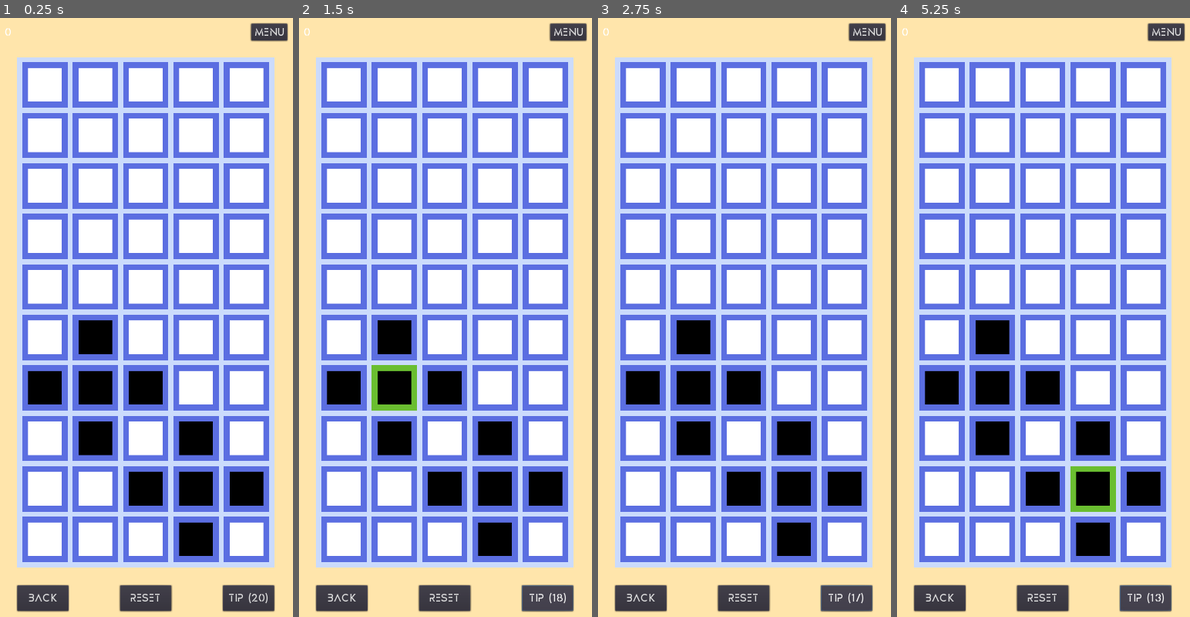
Above: before the commit, frames 1-4 (left to right).
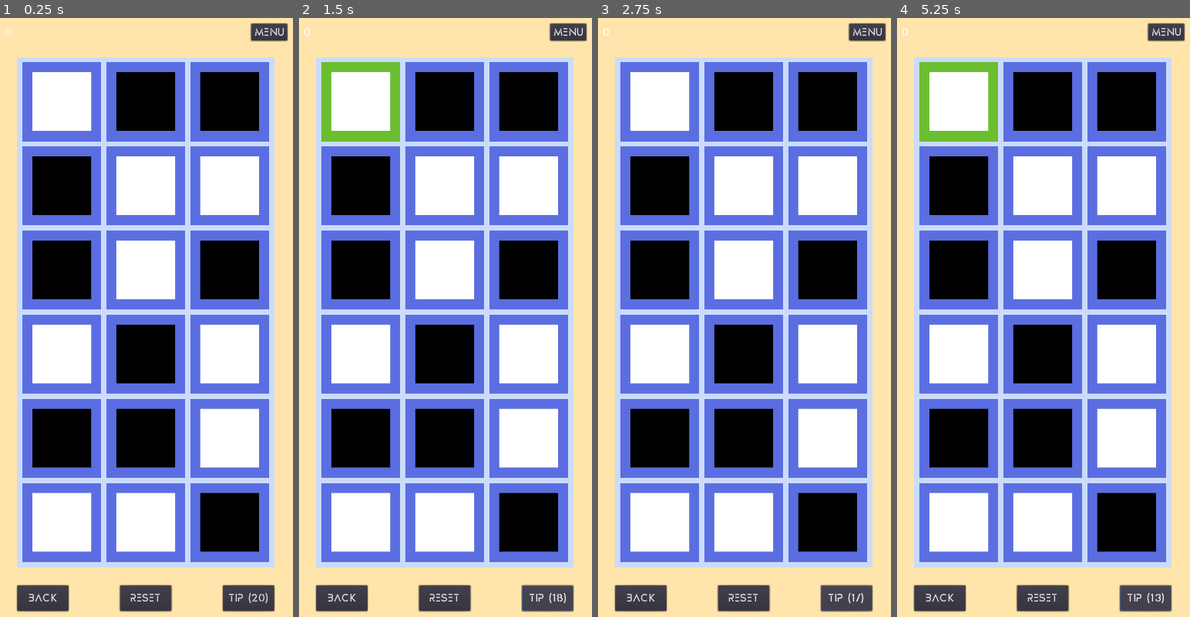
Above: after the commit, the same moments.

Repository: sisipun/SleepyCity
Game: Godot game, scene res://Game/Level/Generated/GeneratedLevel.tscn
The game is run twice, just before and just after one commit, with the same random seed, the same clock (stepped at 60 frames per second) and the same inputs. This scene is started directly instead of the project's main scene.
Inputs:
- Up to frame 1 (0.25 s): no input
- Up to frame 2 (1.5 s): click "Tip (20)" at 0.5 s; click "Tip (19)" at 1.25 s
- Up to frame 3 (2.75 s): click "Tip (18)" at 2 s
- Up to frame 4 (5.25 s): click "Tip (17)" at 2.75 s; click "Tip (16)" at 3.5 s; click "Tip (15)" at 4.25 s; click "Tip (14)" at 5 s

The runs differ from the first frame. In frame 1, 49% of the frame differs, in the area x 7-92%, y 7-91%; in frame 2, 50%; in frame 3, 49%; in frame 4, 50%.

Commit message:
Modify level generation

Diff:
--- a/Game/Level/Generated/GeneratedLevel.gd
+++ b/Game/Level/Generated/GeneratedLevel.gd
@@ -5,7 +5,11 @@
 
 
 func _ready() -> void:
-	_level = generate(5, 10, 2)
+	var generated_count: = Storage.get_generated_count()
+	var min_solution_size: = min(max(generated_count / 3, 3), 18)
+	var solution_size: = randi() % 3 + min_solution_size
+	var width: = min(max(2 * solution_size / 3, 3), 10)
+	_level = generate(width, width * 2, solution_size)
 	$LevelArea.set_level(_level)
 
 
@@ -13,6 +17,7 @@
 	Storage.complete_generated_level(_level, steps_count, took_tip)
 
 func generate(width: int, height: int, solution_size: int) -> Storage.LevelInfo:
+	randomize()
 	var map: = []
 	for i in range(width):
 		map.push_back([])
--- a/Game/Level/Interface/LevelCompletePopup.gd
+++ b/Game/Level/Interface/LevelCompletePopup.gd
@@ -10,7 +10,6 @@
 
 
 func _on_level_complete(level: Storage.LevelInfo, step_count: int, earn_bonus: bool, is_last_level: bool, is_last_pack: bool) -> void:
-	print("popup_complete")
 	popup_centered()
 	var step = level.step_count
 	$Menu/CenterLabels/Labels/StepLabel.text = "%d/%d" % [step_count, len(level.solution)]
--- a/Game/Storage.gd
+++ b/Game/Storage.gd
@@ -8,13 +8,15 @@
 class GameInfo:
 	var packs: Array
 	var current_pack: int
+	var generated_count: int
 	var tips_count: int
 	var sound: bool
 
 
-	func _init(packs: Array, current_pack: int, tips_count: int, sound: bool) -> void:
+	func _init(packs: Array, current_pack: int = 0, generated_count: int = 0, tips_count: int = 20, sound: bool = true) -> void:
 		self.packs = packs
 		self.current_pack = current_pack
+		self.generated_count = generated_count
 		self.tips_count = tips_count
 		self.sound = sound
 
@@ -26,6 +28,7 @@
 		return {
 			"packs": dict_packs,
 			"current_pack": current_pack,
+			"generated_count": generated_count,
 			"tips_count": tips_count,
 			"sound": sound
 		}
@@ -36,7 +39,13 @@
 		var dict_packs: Array = dict["packs"]
 		for pack in dict_packs:
 			packs.push_back(PackInfo.from_dict(pack))
-		return GameInfo.new(packs, dict["current_pack"], dict["tips_count"], dict["sound"])
+		return GameInfo.new(
+			packs,
+			dict["current_pack"],
+			dict["generated_count"],
+			dict["tips_count"],
+			dict["sound"]
+		)
 
 
 class PackInfo:
@@ -827,10 +836,7 @@
 		],
 		0
 		)
-	],
-	0,
-	20,
-	true
+	]
 )
 
 
@@ -875,6 +881,10 @@
 
 func get_current_levels() -> Array:
 	return _game.packs[_game.current_pack].levels
+
+
+func get_generated_count() -> int:
+	return _game.generated_count
 
 
 func set_current_pack(index: int) -> void:
@@ -920,10 +930,10 @@
 
 
 func complete_generated_level(info: LevelInfo, step_count: int, took_tip: bool) -> void:
-	print("completed")
 	var pack: PackInfo = get_current_pack()
 	var earn_bonus: = not took_tip and len(info.solution) >= step_count
 
+	_game.generated_count += 1
 	if earn_bonus:
 		_game.tips_count += 1
 
